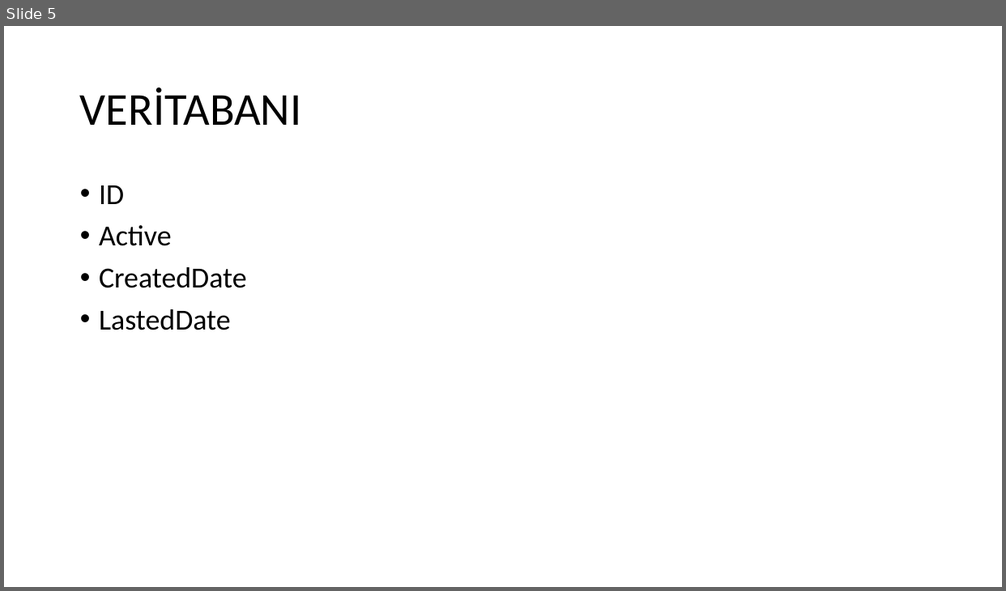
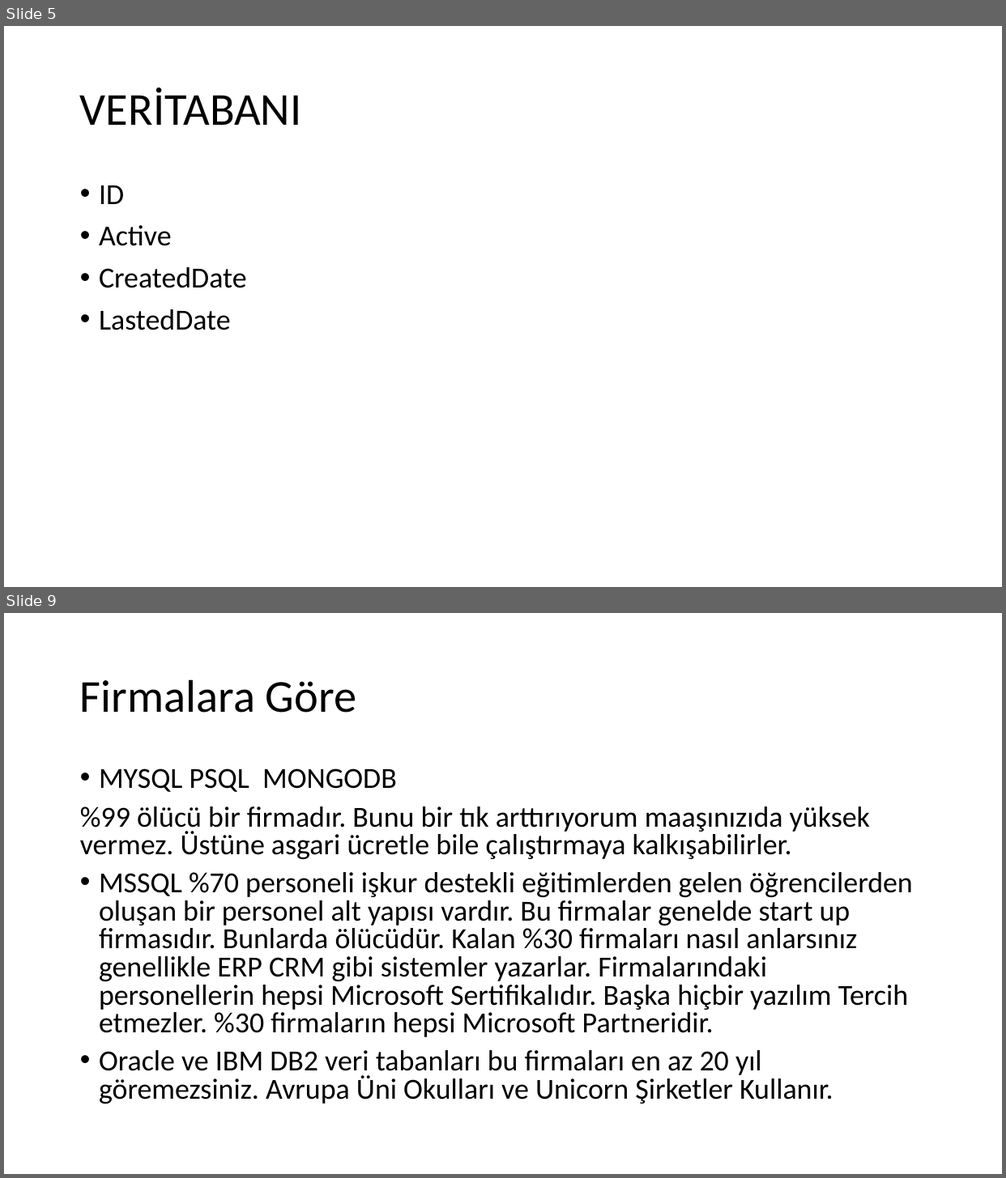
Before and after one commit to bnymnclskn01/MEKA-05-21-2022-SONRASI, a slide deck: Yeni-MVC/Yazılı Anlatım.pptx. Shown one above the other, each under a label of ours: slide 5 before the commit, slides 5 and 9 after it; the slides between them are not shown. The pictures are 1006x591 and 1006x1178 pixels, drawn with LibreOffice and Linux fonts; fonts in the diff are those of the drawing. Boxes give left, top, right and bottom in pixels: in the first picture for what was removed or moved away, otherwise in the second. Text is boxed around its words. In the diff, an @@ line names an element or a change of style, - is before the commit and + after.

```diff
--- a/Yeni-MVC/Yazılı Anlatım.pptx
+++ b/Yeni-MVC/Yazılı Anlatım.pptx
@@ slide 9 added at (4, 613, 1002, 1174), background #FFFFFF @@
@@ title added at (80, 679, 356, 713), 44 pt, text #000000 @@
+Firmalara Göre
@@ text added at (80, 769, 913, 1104), 28 pt, text #000000 @@
+• MYSQL PSQL MONGODB
+%99 ölücü bir firmadır. Bunu bir tık arttırıyorum maaşınızıda yüksek vermez. Üstüne asgari ücretle bile çalıştırmaya kalkışabilirler.
+• MSSQL %70 personeli işkur destekli eğitimlerden gelen öğrencilerden oluşan bir personel alt yapısı vardır. Bu firmalar genelde start up firmasıdır. Bunlarda ölücüdür. Kalan %30 firmaları nasıl anlarsınız genellikle ERP CRM gibi sistemler yazarlar. Firmalarındaki personellerin hepsi Microsoft Sertifikalıdır. Başka hiçbir yazılım Tercih etmezler. %30 firmaların hepsi Microsoft Partneridir.
+• Oracle ve IBM DB2 veri tabanları bu firmaları en az 20 yıl göremezsiniz. Avrupa Üni Okulları ve Unicorn Şirketler Kullanır.
```
Also in this commit, not shown: 2 slides changed, 4 other slides added, 9 other files.
